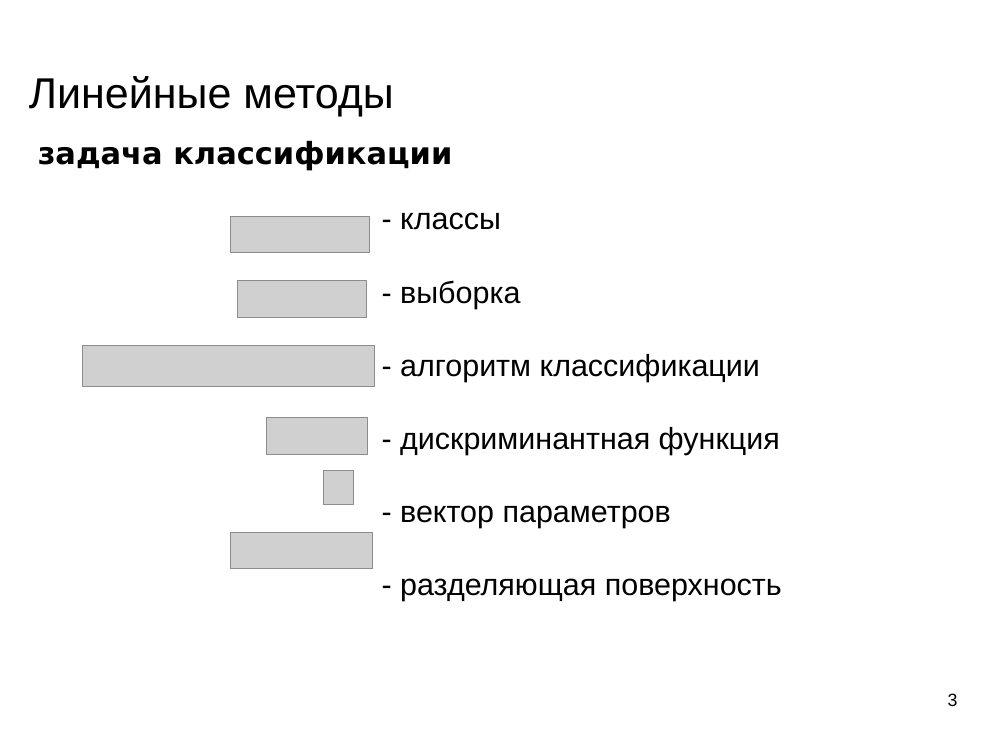
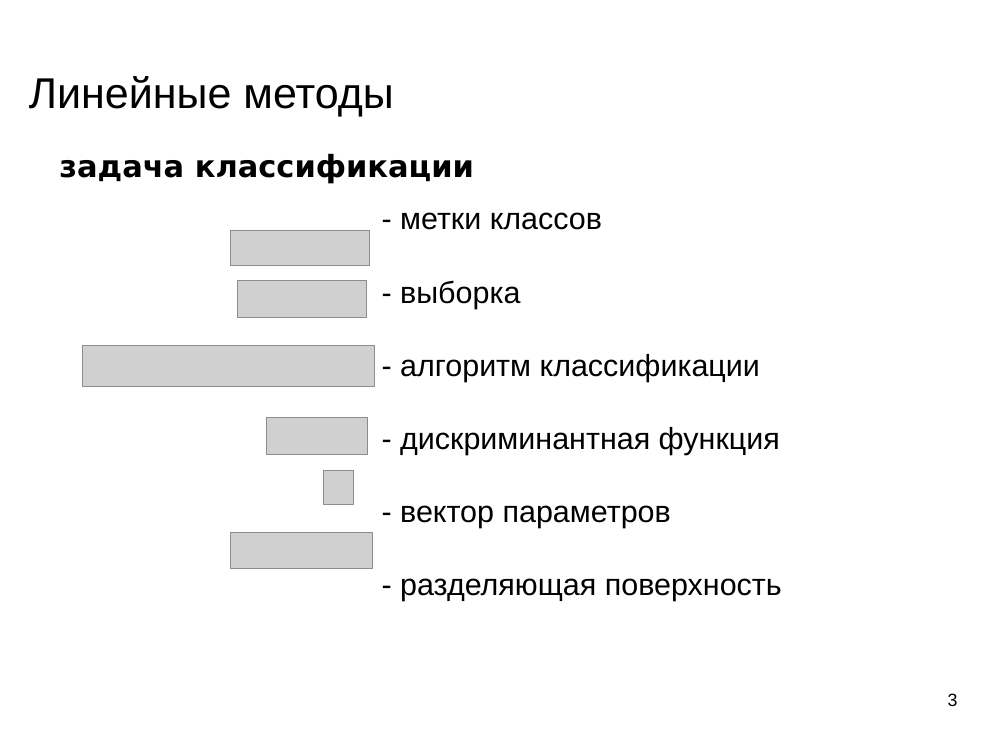
Before and after one commit to mechanoid5/ml_lectorium_legacy, a slide deck: slide 3 of 09-linear.odp. Drawn at 1008x756 pixels with LibreOffice and Linux fonts; fonts in the diff are those of the drawing; grey boxes stand for pictures; background and template pictures are left out. Boxes give left, top, right and bottom in pixels: in the first picture for what was removed or moved away, otherwise in the second. Text is boxed around its words. In the diff, an @@ line names an element or a change of style, - is before the commit and + after.

```diff
--- a/09-linear.odp
+++ b/09-linear.odp
@@ text "задача классификации": place and size @@
-text "задача классификации" at (38,140,452,170)
+text "задача классификации" at (59,153,474,183)
@@ picture: place and size @@
-picture at (231,217,370,252)
+picture at (231,231,370,266)
@@ subtitle at (400,212,602,230): text changed @@
-- классы
+- метки классов
```
Also in this commit, not shown: 10 other slides changed, 7 slides added, 2 slides removed.
